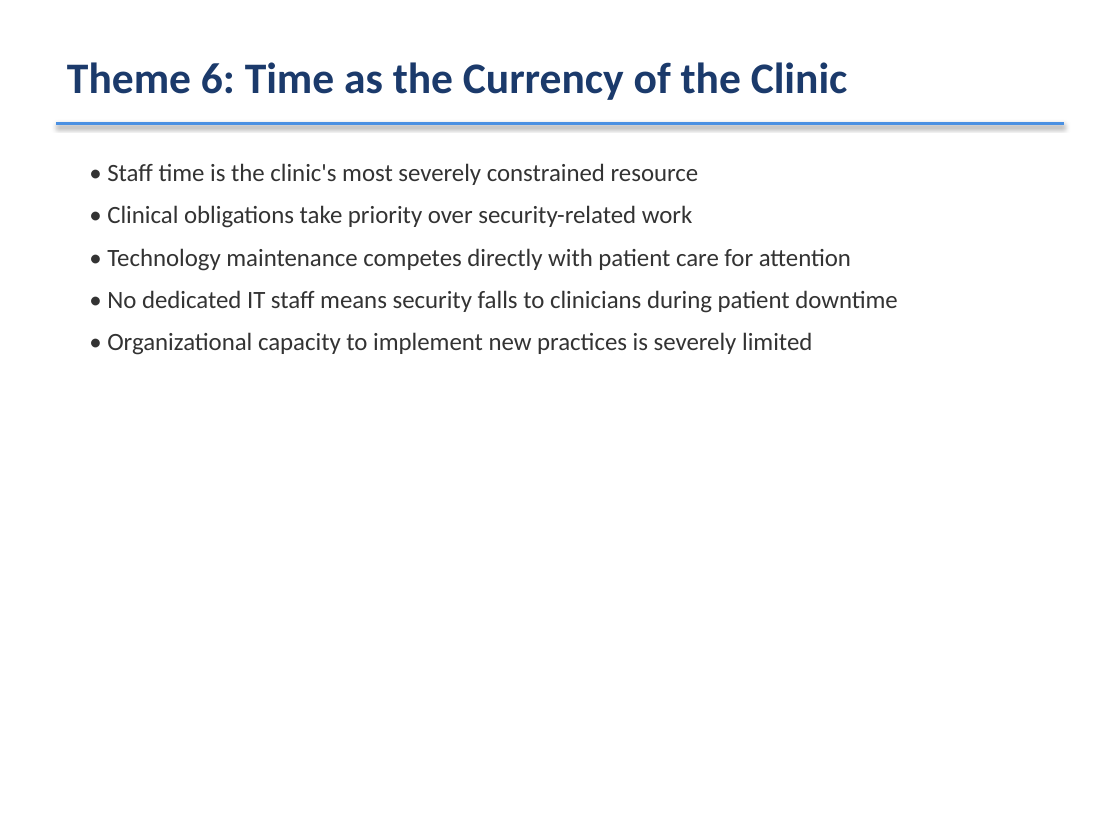
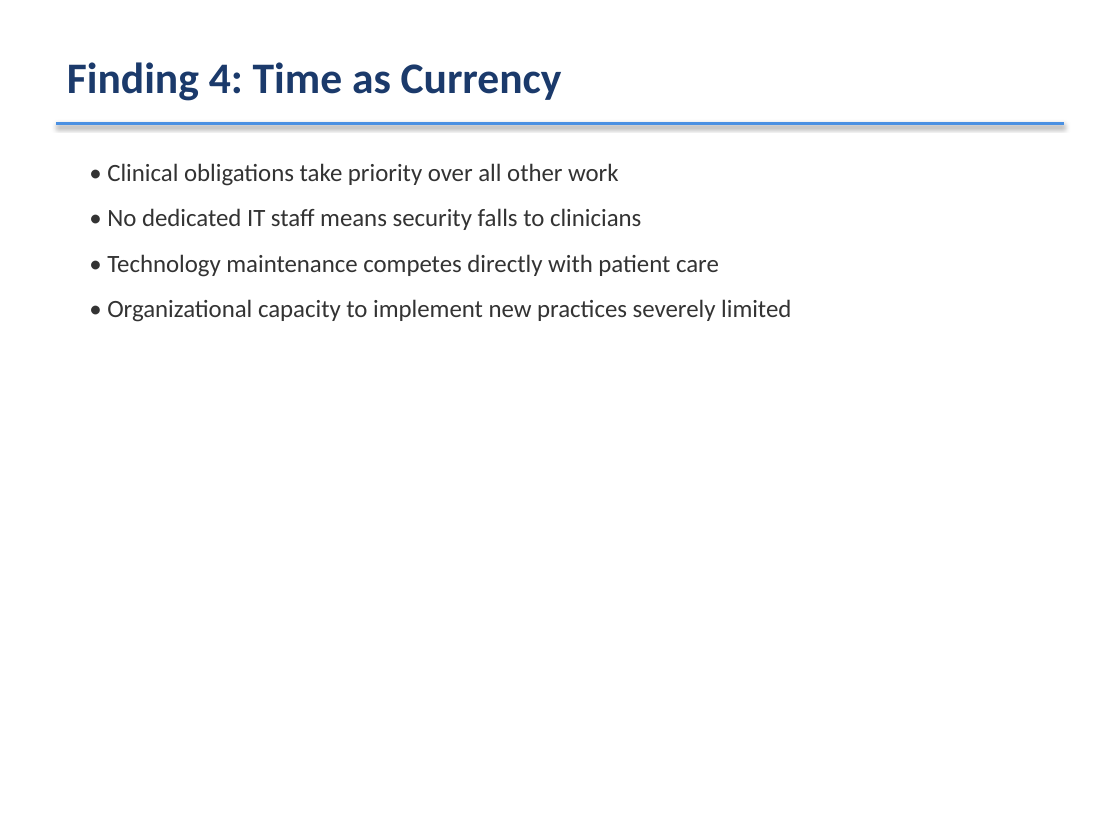
Before and after one commit to CyberNupe/CyberNupe, a slide deck: slide 10 of DRP_Defense_Presentation.pptx (slide 27 before the commit). Drawn at 1120x840 pixels with LibreOffice and Linux fonts; fonts in the diff are those of the drawing. Boxes give left, top, right and bottom in pixels: in the first picture for what was removed or moved away, otherwise in the second. Text is boxed around its words. In the diff, an @@ line names an element or a change of style, - is before the commit and + after.

```diff
--- a/DRP_Defense_Presentation.pptx
+++ b/DRP_Defense_Presentation.pptx
@@ text at (67, 62, 562, 101): text changed @@
-Theme 6: Time as the Currency of the Clinic
+Finding 4: Time as Currency
@@ text at (107, 163, 791, 322): text changed @@
-• Staff time is the clinic's most severely constrained resource
-• Clinical obligations take priority over security-related work
-• Technology maintenance competes directly with patient care for attention
-• No dedicated IT staff means security falls to clinicians during patient downtime
-• Organizational capacity to implement new practices is severely limited
+• Clinical obligations take priority over all other work
+• No dedicated IT staff means security falls to clinicians
+• Technology maintenance competes directly with patient care
+• Organizational capacity to implement new practices severely limited
```
Also in this commit, not shown: 16 other slides changed, 22 slides removed.
